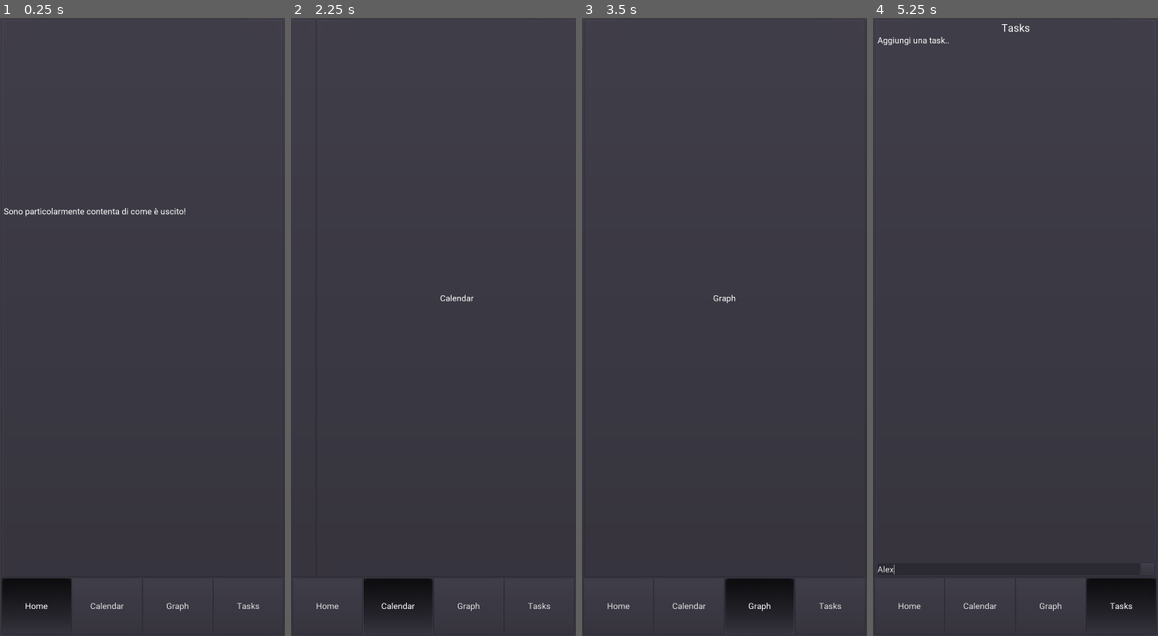
Above: before the commit, frames 1-4 (left to right).
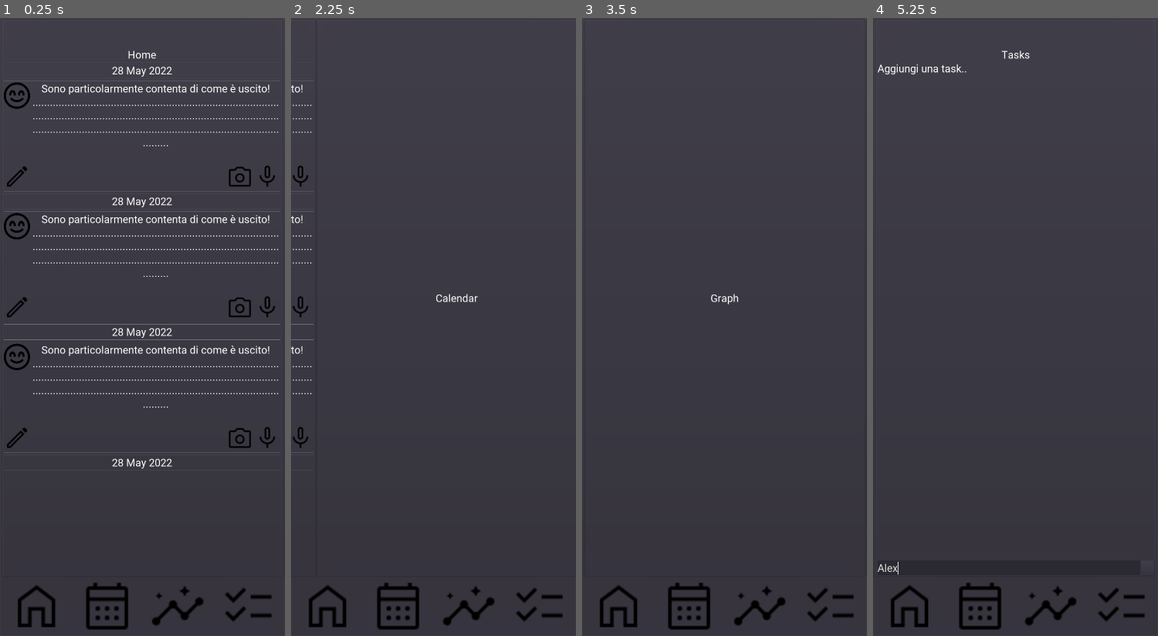
Above: after the commit, the same moments.

Repository: lmsonic/GoDiary
Game: Godot game, scene res://scenes/Main/Main.tscn
Two runs of this game, one before a commit and one after it. Both use one fixed random seed, a clock stepped at 60 frames per second and the inputs below. Before the commit the project starts from res://Main.tscn.
Inputs (mouse positions are in pixels of both pictures, inside the frame that each line leads up to):
- Up to frame 1 (0.25 s): no input
- Up to frame 2 (2.25 s): click (328, 605) at 0.5 s; click (308, 178) at 1.27 s; click (399, 605) at 2 s
- Up to frame 3 (3.5 s): click (758, 605) at 2.75 s
- Up to frame 4 (5.25 s): click (1120, 605) at 3.5 s; click (1146, 568) at 4.25 s; click (1009, 568) at 5.02 s; type "Alex" at 5.1 s

The runs differ from the first frame. In frame 1, 7.3% of the frame differs, in the area x 0-99%, y 5-99%; in frame 2, 2.5%; in frame 3, 2.5%; in frame 4, 2.9%.

Commit message:
Home notes

Diff:
--- a/Home.tscn
+++ /dev/null
@@ -1,17 +0,0 @@
-[gd_scene load_steps=2 format=2]
-
-[ext_resource path="res://Note.tscn" type="PackedScene" id=1]
-
-[node name="Home" type="PanelContainer"]
-anchor_right = 1.0
-anchor_bottom = 1.0
-
-[node name="Notes" type="VBoxContainer" parent="."]
-margin_left = 7.0
-margin_top = 7.0
-margin_right = 1073.0
-margin_bottom = 2333.0
-
-[node name="Note" parent="Notes" instance=ExtResource( 1 )]
-margin_right = 1066.0
-margin_bottom = 2326.0
--- a/Note.tscn
+++ /dev/null
@@ -1,27 +0,0 @@
-[gd_scene load_steps=2 format=2]
-
-[ext_resource path="res://theme.tres" type="Theme" id=1]
-
-[node name="Note" type="VBoxContainer"]
-margin_right = 1080.0
-margin_bottom = 2340.0
-size_flags_vertical = 3
-theme = ExtResource( 1 )
-
-[node name="HSeparator" type="HSeparator" parent="."]
-margin_right = 1080.0
-margin_bottom = 777.0
-size_flags_vertical = 3
-
-[node name="RichTextLabel" type="RichTextLabel" parent="."]
-margin_top = 781.0
-margin_right = 1080.0
-margin_bottom = 1558.0
-size_flags_vertical = 3
-text = "Sono particolarmente contenta di come è uscito!"
-
-[node name="HSeparator2" type="HSeparator" parent="."]
-margin_top = 1562.0
-margin_right = 1080.0
-margin_bottom = 2340.0
-size_flags_vertical = 3
--- a/project.godot
+++ b/project.godot
@@ -11,7 +11,7 @@
 [application]
 
 config/name="GoDiary"
-run/main_scene="res://Main.tscn"
+run/main_scene="res://scenes/Main/Main.tscn"
 run/low_processor_mode_sleep_usec=5000
 config/icon="res://icon.png"
 
--- /dev/null
+++ b/scenes/Date.tscn
@@ -0,0 +1,22 @@
+[gd_scene format=2]
+
+[node name="Date" type="VBoxContainer"]
+margin_top = 52.0
+margin_right = 1066.0
+margin_bottom = 116.0
+
+[node name="HSeparator" type="HSeparator" parent="."]
+margin_right = 1066.0
+margin_bottom = 4.0
+
+[node name="Date" type="Label" parent="."]
+margin_top = 8.0
+margin_right = 1066.0
+margin_bottom = 22.0
+text = "28 May 2022"
+align = 1
+
+[node name="HSeparator2" type="HSeparator" parent="."]
+margin_top = 26.0
+margin_right = 1066.0
+margin_bottom = 30.0
--- /dev/null
+++ b/scenes/Home.tscn
@@ -0,0 +1,61 @@
+[gd_scene load_steps=4 format=2]
+
+[ext_resource path="res://scenes/Date.tscn" type="PackedScene" id=1]
+[ext_resource path="res://scenes/Note.tscn" type="PackedScene" id=2]
+[ext_resource path="res://theme.tres" type="Theme" id=3]
+
+[node name="Home" type="PanelContainer"]
+anchor_right = 1.0
+anchor_bottom = 1.0
+theme = ExtResource( 3 )
+
+[node name="Notes" type="VBoxContainer" parent="."]
+margin_left = 7.0
+margin_top = 7.0
+margin_right = 1073.0
+margin_bottom = 2333.0
+
+[node name="Title" type="Label" parent="Notes"]
+margin_right = 1066.0
+margin_bottom = 150.0
+text = "
+
+Home"
+align = 1
+
+[node name="Date" parent="Notes" instance=ExtResource( 1 )]
+margin_top = 154.0
+margin_bottom = 218.0
+
+[node name="Note" parent="Notes" instance=ExtResource( 2 )]
+anchor_right = 0.0
+anchor_bottom = 0.0
+margin_top = 222.0
+margin_right = 1066.0
+margin_bottom = 645.0
+
+[node name="Date2" parent="Notes" instance=ExtResource( 1 )]
+margin_top = 649.0
+margin_bottom = 713.0
+
+[node name="Note2" parent="Notes" instance=ExtResource( 2 )]
+anchor_right = 0.0
+anchor_bottom = 0.0
+margin_top = 717.0
+margin_right = 1066.0
+margin_bottom = 1140.0
+
+[node name="Date3" parent="Notes" instance=ExtResource( 1 )]
+margin_top = 1144.0
+margin_bottom = 1208.0
+
+[node name="Note3" parent="Notes" instance=ExtResource( 2 )]
+anchor_right = 0.0
+anchor_bottom = 0.0
+margin_top = 1212.0
+margin_right = 1066.0
+margin_bottom = 1635.0
+
+[node name="Date4" parent="Notes" instance=ExtResource( 1 )]
+margin_top = 1639.0
+margin_bottom = 1703.0
--- a/Main.tscn
+++ b/scenes/Main/Main.tscn
@@ -1,12 +1,16 @@
-[gd_scene load_steps=8 format=2]
+[gd_scene load_steps=12 format=2]
 
 [ext_resource path="res://theme.tres" type="Theme" id=1]
-[ext_resource path="res://MainWindow.gd" type="Script" id=2]
-[ext_resource path="res://Home.tscn" type="PackedScene" id=3]
-[ext_resource path="res://Calendar.tscn" type="PackedScene" id=4]
-[ext_resource path="res://Tasks.tscn" type="PackedScene" id=5]
-[ext_resource path="res://Graph.tscn" type="PackedScene" id=6]
-[ext_resource path="res://Buttons.gd" type="Script" id=7]
+[ext_resource path="res://scenes/Main/MainWindow.gd" type="Script" id=2]
+[ext_resource path="res://scenes/Home.tscn" type="PackedScene" id=3]
+[ext_resource path="res://scenes/Calendar.tscn" type="PackedScene" id=4]
+[ext_resource path="res://scenes/Tasks.tscn" type="PackedScene" id=5]
+[ext_resource path="res://scenes/Graph.tscn" type="PackedScene" id=6]
+[ext_resource path="res://scenes/Main/Buttons.gd" type="Script" id=7]
+[ext_resource path="res://assets/home.png" type="Texture" id=8]
+[ext_resource path="res://assets/calendar.png" type="Texture" id=9]
+[ext_resource path="res://assets/graph.png" type="Texture" id=10]
+[ext_resource path="res://assets/list.png" type="Texture" id=11]
 
 [node name="Main" type="PanelContainer"]
 anchor_right = 1.0
@@ -71,36 +75,44 @@
 size_flags_stretch_ratio = 0.1
 script = ExtResource( 7 )
 
-[node name="HomeButton" type="Button" parent="VBoxContainer/Buttons"]
+[node name="HomeButton" type="TextureButton" parent="VBoxContainer/Buttons"]
 margin_right = 263.0
 margin_bottom = 212.0
 size_flags_horizontal = 3
 toggle_mode = true
-text = "Home"
+texture_normal = ExtResource( 8 )
+expand = true
+stretch_mode = 5
 
-[node name="CalendarButton" type="Button" parent="VBoxContainer/Buttons"]
+[node name="CalendarButton" type="TextureButton" parent="VBoxContainer/Buttons"]
 margin_left = 267.0
 margin_right = 531.0
 margin_bottom = 212.0
 size_flags_horizontal = 3
 toggle_mode = true
-text = "Calendar"
+texture_normal = ExtResource( 9 )
+expand = true
+stretch_mode = 5
 
-[node name="GraphButton" type="Button" parent="VBoxContainer/Buttons"]
+[node name="GraphButton" type="TextureButton" parent="VBoxContainer/Buttons"]
 margin_left = 535.0
 margin_right = 798.0
 margin_bottom = 212.0
 size_flags_horizontal = 3
 toggle_mode = true
-text = "Graph"
+texture_normal = ExtResource( 10 )
+expand = true
+stretch_mode = 5
 
-[node name="TasksButton" type="Button" parent="VBoxContainer/Buttons"]
+[node name="TasksButton" type="TextureButton" parent="VBoxContainer/Buttons"]
 margin_left = 802.0
 margin_right = 1066.0
 margin_bottom = 212.0
 size_flags_horizontal = 3
 toggle_mode = true
-text = "Tasks"
+texture_normal = ExtResource( 11 )
+expand = true
+stretch_mode = 5
 
 [connection signal="resized" from="VBoxContainer/MainWindow" to="VBoxContainer/MainWindow" method="reset_window_container"]
 [connection signal="pressed" from="VBoxContainer/Buttons/HomeButton" to="VBoxContainer/MainWindow" method="_on_HomeButton_pressed"]
--- /dev/null
+++ b/scenes/Note.tscn
@@ -0,0 +1,82 @@
+[gd_scene load_steps=6 format=2]
+
+[ext_resource path="res://theme.tres" type="Theme" id=1]
+[ext_resource path="res://assets/microphone.png" type="Texture" id=2]
+[ext_resource path="res://assets/camera.png" type="Texture" id=3]
+[ext_resource path="res://assets/emojis/smile-beam.png" type="Texture" id=4]
+[ext_resource path="res://assets/edit.png" type="Texture" id=5]
+
+[node name="Note" type="VBoxContainer"]
+anchor_right = 1.0
+anchor_bottom = 0.158974
+theme = ExtResource( 1 )
+__meta__ = {
+"_edit_use_anchors_": true
+}
+
+[node name="HSeparator" type="HSeparator" parent="."]
+margin_right = 1080.0
+margin_bottom = 4.0
+
+[node name="HBoxContainer2" type="HBoxContainer" parent="."]
+margin_top = 8.0
+margin_right = 1080.0
+margin_bottom = 260.0
+
+[node name="Emoji" type="TextureRect" parent="HBoxContainer2"]
+margin_right = 100.0
+margin_bottom = 100.0
+rect_min_size = Vector2( 100, 100 )
+size_flags_vertical = 0
+texture = ExtResource( 4 )
+expand = true
+stretch_mode = 5
+
+[node name="Label" type="Label" parent="HBoxContainer2"]
+margin_left = 104.0
+margin_right = 1080.0
+margin_bottom = 252.0
+size_flags_horizontal = 3
+size_flags_vertical = 3
+text = "Sono particolarmente contenta di come è uscito! ........................................................................................................................................................................................................................................................................
+"
+align = 1
+autowrap = true
+
+[node name="HBoxContainer" type="HBoxContainer" parent="."]
+margin_top = 264.0
+margin_right = 1080.0
+margin_bottom = 364.0
+alignment = 1
+
+[node name="Edit" type="TextureButton" parent="HBoxContainer"]
+margin_right = 100.0
+margin_bottom = 100.0
+rect_min_size = Vector2( 100, 100 )
+size_flags_horizontal = 2
+texture_normal = ExtResource( 5 )
+expand = true
+stretch_mode = 4
+
+[node name="Camera" type="TextureButton" parent="HBoxContainer"]
+margin_left = 876.0
+margin_right = 976.0
+margin_bottom = 100.0
+rect_min_size = Vector2( 100, 100 )
+texture_normal = ExtResource( 3 )
+expand = true
+stretch_mode = 4
+
+[node name="Microphone" type="TextureButton" parent="HBoxContainer"]
+margin_left = 980.0
+margin_right = 1080.0
+margin_bottom = 100.0
+rect_min_size = Vector2( 100, 100 )
+texture_normal = ExtResource( 2 )
+expand = true
+stretch_mode = 4
+
+[node name="HSeparator2" type="HSeparator" parent="."]
+margin_top = 368.0
+margin_right = 1080.0
+margin_bottom = 372.0
--- a/Tasks.tscn
+++ b/scenes/Tasks.tscn
@@ -1,8 +1,8 @@
 [gd_scene load_steps=5 format=2]
 
 [ext_resource path="res://Roboto-Regular.ttf" type="DynamicFontData" id=1]
-[ext_resource path="res://input.gd" type="Script" id=2]
-[ext_resource path="res://TodoList.gd" type="Script" id=3]
+[ext_resource path="res://scenes/input.gd" type="Script" id=2]
+[ext_resource path="res://scenes/TodoList.gd" type="Script" id=3]
 
 [sub_resource type="DynamicFont" id=1]
 size = 40
@@ -22,17 +22,19 @@
 
 [node name="Title" type="Label" parent="VBoxContainer"]
 margin_right = 1066.0
-margin_bottom = 48.0
+margin_bottom = 150.0
 size_flags_vertical = 0
 custom_fonts/font = SubResource( 1 )
-text = "Tasks"
+text = "
+
+Tasks"
 align = 1
 valign = 1
 
 [node name="TodoList" type="VBoxContainer" parent="VBoxContainer"]
-margin_top = 52.0
+margin_top = 154.0
 margin_right = 1066.0
-margin_bottom = 52.0
+margin_bottom = 154.0
 
 [node name="input" type="HBoxContainer" parent="."]
 margin_left = 7.0
--- a/theme.tres
+++ b/theme.tres
@@ -3,7 +3,7 @@
 [ext_resource path="res://Roboto-Regular.ttf" type="DynamicFontData" id=1]
 
 [sub_resource type="DynamicFont" id=1]
-size = 32
+size = 40
 use_filter = true
 font_data = ExtResource( 1 )
 
Binary file added: assets/calendar.png
Not shown, added: assets/calendar.png.import
Binary file added: assets/camera.png
Not shown, added: assets/camera.png.import
Binary file added: assets/delete.png
Not shown, added: assets/delete.png.import
Binary file added: assets/edit.png
Not shown, added: assets/edit.png.import
Not shown, added: assets/emoji1.png.import
Not shown, added: assets/emoji2.png.import
Not shown, added: assets/emoji3.png.import
Not shown, added: assets/emoji4.png.import
(and 35 more such lines)
